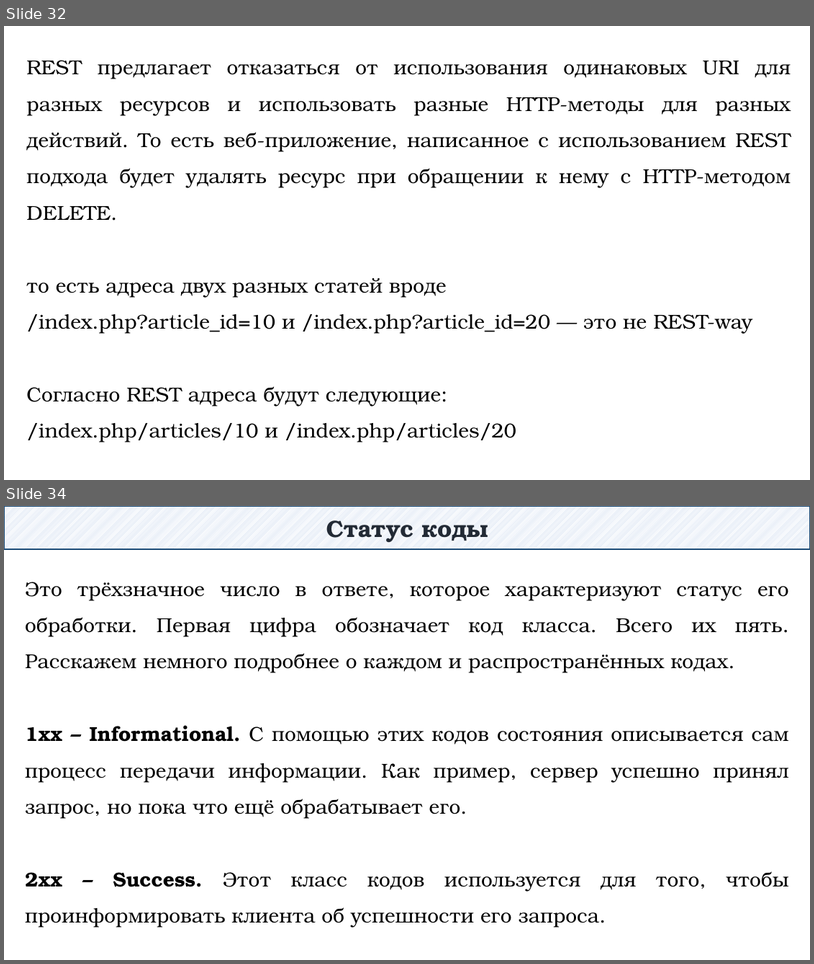
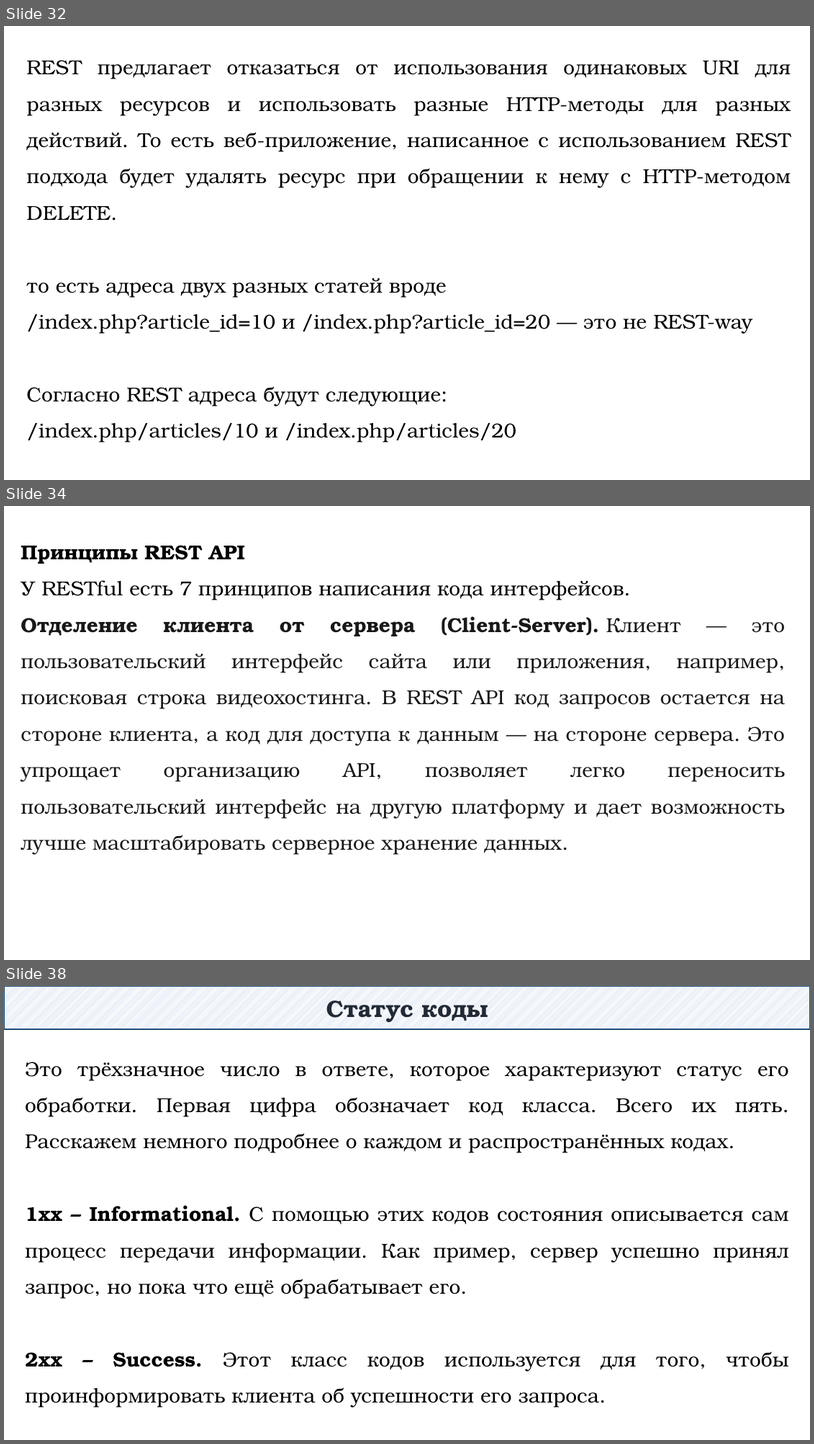
Before and after one commit to DaniilKlyukin/OOP-4, a slide deck: Лекции/ООП 1 лек 3.pptx. Shown one above the other, each under a label of ours: slides 32 and 34 before the commit, slides 32, 34 and 38 after it; the slides between them are not shown. The pictures are 814x964 and 814x1444 pixels, drawn with LibreOffice and Linux fonts; fonts in the diff are those of the drawing. Boxes give left, top, right and bottom in pixels: in the first picture for what was removed or moved away, otherwise in the second. Text is boxed around its words. In the diff, an @@ line names an element or a change of style, - is before the commit and + after.

```diff
--- a/Лекции/ООП 1 лек 3.pptx
+++ b/Лекции/ООП 1 лек 3.pptx
@@ slide 34 added at (x1=4, y1=506, x2=810, y2=960), background #FFFFFF @@
@@ text added at (x1=21, y1=545, x2=785, y2=854), 24 pt, text #181818 @@
+Принципы REST API
+У RESTful есть 7 принципов написания кода интерфейсов.
+Отделение клиента от сервера (Client-Server). Клиент — это пользовательский интерфейс сайта или приложения, например, поисковая строка видеохостинга. В REST API код запросов остается на стороне клиента, а код для доступа к данным — на стороне сервера. Это упрощает организацию API, позволяет легко переносить пользовательский интерфейс на другую платформу и дает возможность лучше масштабировать серверное хранение данных.
@@ what was slide 34 is now slide 38 @@
```
Also in this commit, not shown: 1 slide changed, 3 other slides added, 45 other files.
